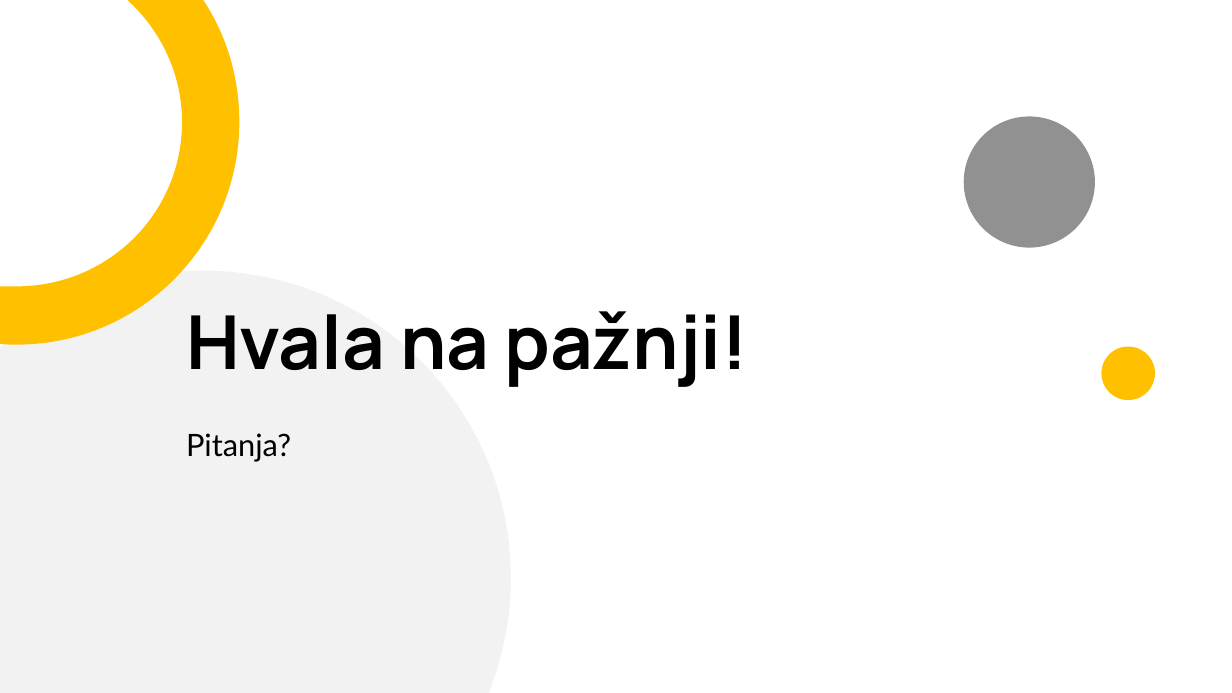
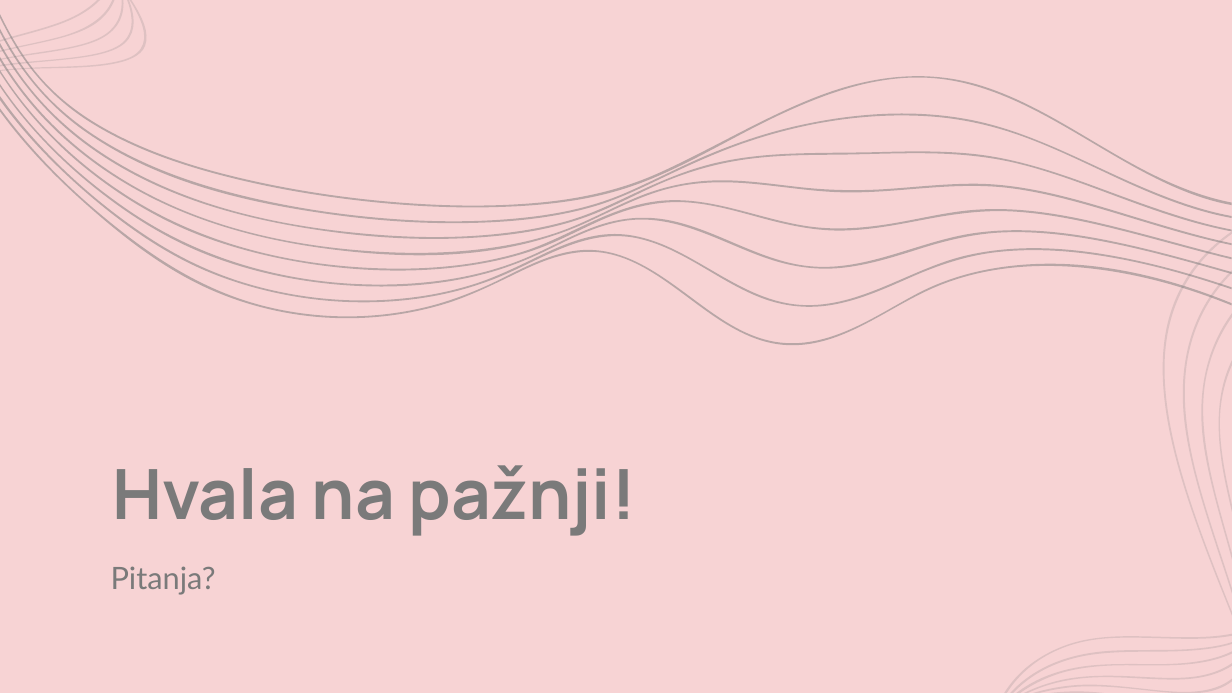
Before and after one commit to esmajun/SREES_2026_Junuzovic_SOFC_INV, a slide deck: slide 10 of presentation/SOFC_INV_Prezentacija.pptx (slide 11 before the commit). Drawn at 1232x693 pixels with LibreOffice and Linux fonts; fonts in the diff are those of the drawing. Boxes give left, top, right and bottom in pixels: in the first picture for what was removed or moved away, otherwise in the second. Text is boxed around its words. In the diff, an @@ line names an element or a change of style, - is before the commit and + after.

```diff
--- a/presentation/SOFC_INV_Prezentacija.pptx
+++ b/presentation/SOFC_INV_Prezentacija.pptx
@@ background #FFFFFF to #F7D3D4 @@
@@ freeform shape removed at [0, 0, 239, 345] @@
@@ freeform shape added at [0, 0, 147, 71], fill #7A7A7A at 20% opacity @@
@@ freeform shape added at [0, 14, 1232, 346], fill #7A7A7A at 50% opacity @@
@@ ellipse removed at [964, 116, 1095, 248] @@
@@ freeform shape added at [1005, 231, 1232, 693], fill #7A7A7A at 20% opacity @@
@@ freeform shape removed at [0, 271, 511, 693] @@
@@ title "Hvala na pažnji!": place and size @@
-title "Hvala na pažnji!" at [186, 311, 748, 387]
+title "Hvala na pažnji!" at [112, 465, 636, 536]
@@ title "Hvala na pažnji!" at [112, 465, 636, 536]: size 58 to 54 pt, text colour #000000 to #7A7A7A @@
@@ ellipse removed at [1102, 347, 1155, 400] @@
@@ text "Pitanja?": place and size @@
-text "Pitanja?" at [186, 433, 291, 462]
+text "Pitanja?" at [111, 566, 216, 595]
@@ text "Pitanja?" at [111, 566, 216, 595]: text colour #000000 to #7A7A7A @@
```
Also in this commit, not shown: 6 other slides changed, 3 slides added, 4 slides removed, 8 other files.
